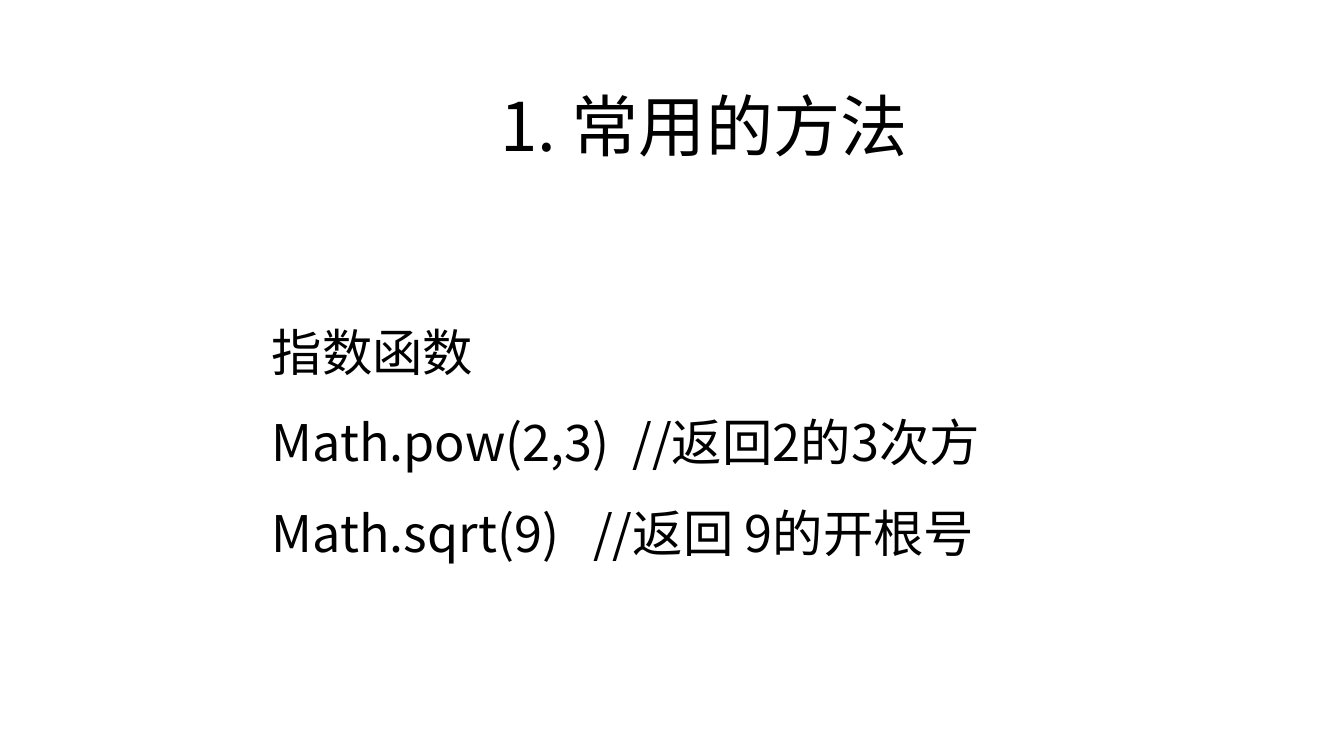
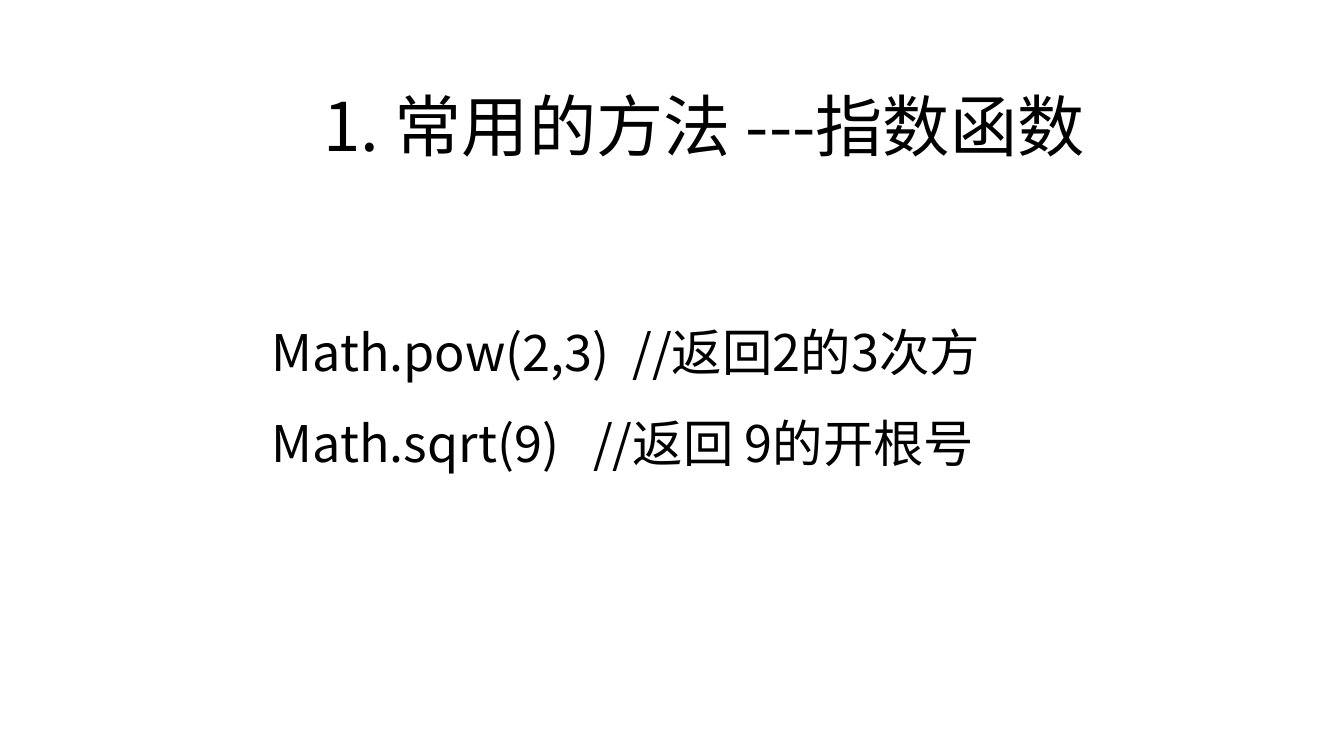
Before and after one commit to zjyesir/hmc_java_1, a slide deck: slide 3 of ppt/3 串.pptx. Drawn at 1344x756 pixels with LibreOffice and Linux fonts; fonts in the diff are those of the drawing; background and template pictures are left out. Boxes give left, top, right and bottom in pixels: in the first picture for what was removed or moved away, otherwise in the second. Text is boxed around its words. In the diff, an @@ line names an element or a change of style, - is before the commit and + after.

Commit message:
数字函数，字符，字符串 章节好了

```diff
--- a/ppt/3 串.pptx
+++ b/ppt/3 串.pptx
@@ text at (324,94,1085,157): text changed @@
-1. 常用的方法
+1. 常用的方法 ---指数函数
@@ text at (272,328,474,375): paragraph removed @@
-指数函数
```
Also in this commit, not shown: 4 other slides changed, 5 slides added, 22 slides removed, 2 other files.
